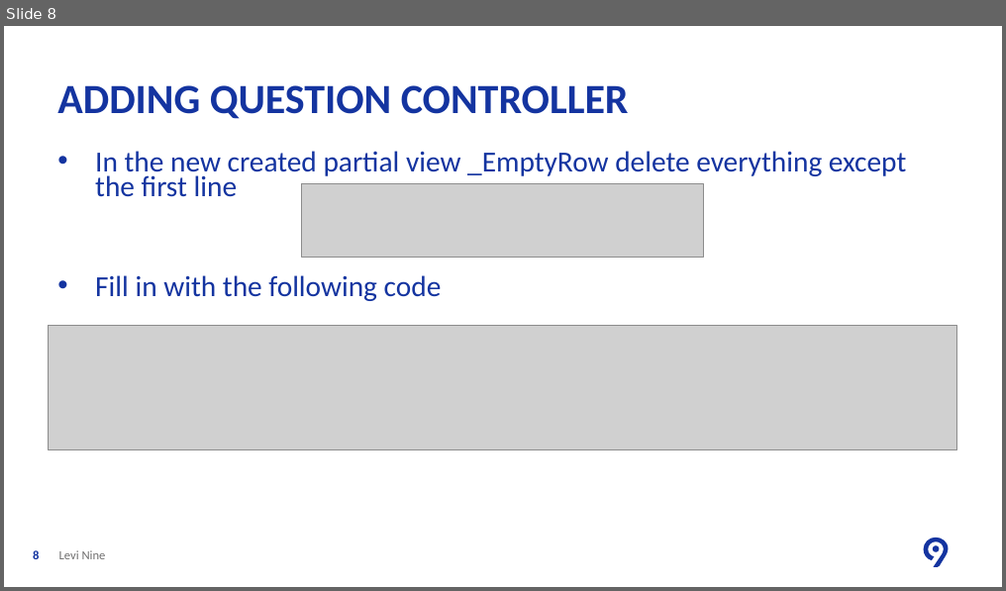
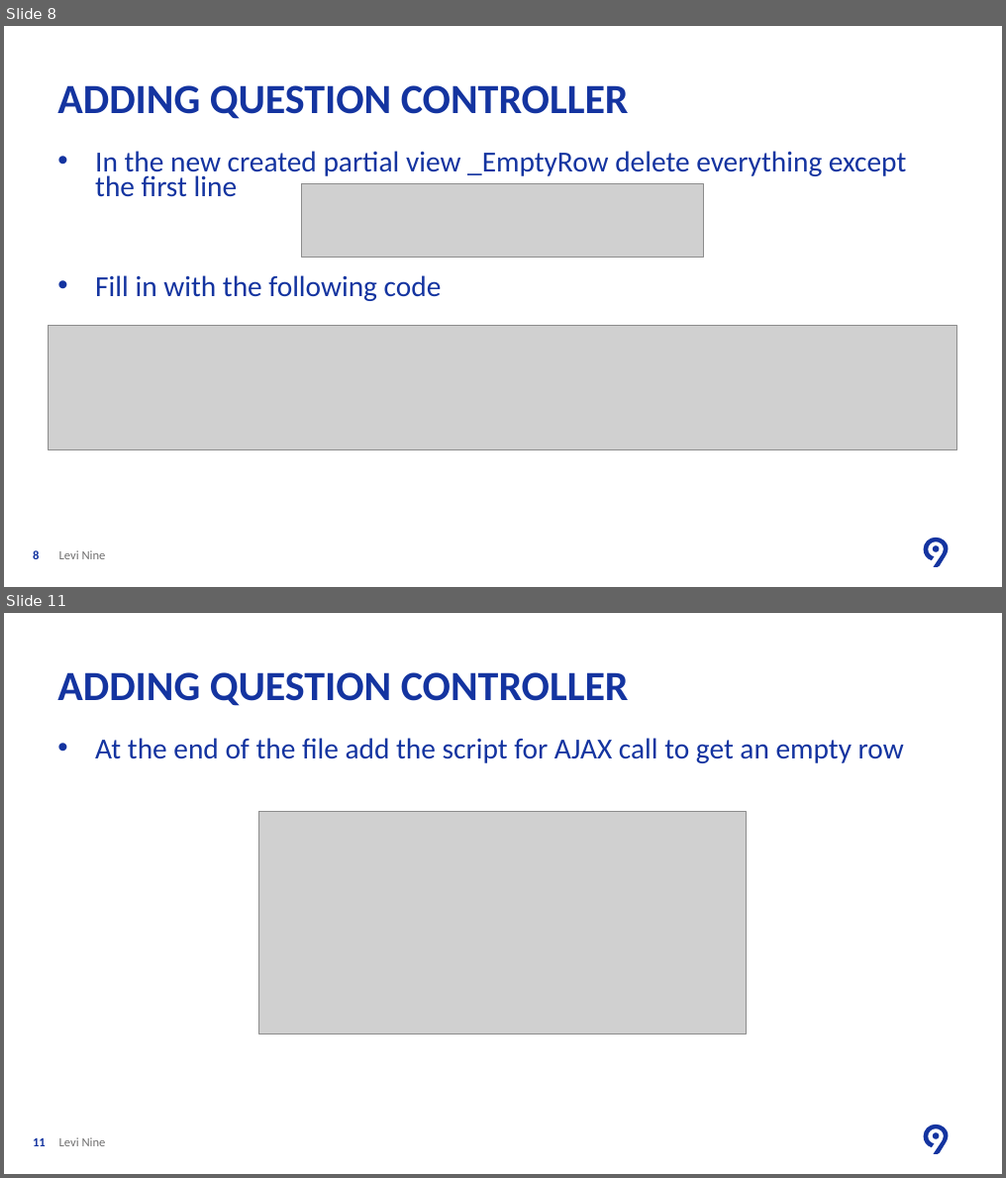
Before and after one commit to ancasturza/PracticaAC2018, a slide deck: PPT/L3/Lesson Three Add Questions and Answers.pptx. Shown one above the other, each under a label of ours: slide 8 before the commit, slides 8 and 11 after it; the slides between them are not shown. The pictures are 1006x591 and 1006x1178 pixels, drawn with LibreOffice and Linux fonts; fonts in the diff are those of the drawing; grey boxes stand for pictures; background and template pictures are left out. Boxes give left, top, right and bottom in pixels: in the first picture for what was removed or moved away, otherwise in the second. Text is boxed around its words. In the diff, an @@ line names an element or a change of style, - is before the commit and + after.

Commit message:
Added questions and aswers

```diff
--- a/PPT/L3/Lesson Three Add Questions and Answers.pptx
+++ b/PPT/L3/Lesson Three Add Questions and Answers.pptx
@@ slide 11 added at (x1=4, y1=613, x2=1002, y2=1174), background #FFFFFF; not listed: 2 template elements that a slide beside it also shows @@
@@ title added at (x1=57, y1=672, x2=629, y2=706), 40 pt, text #1434A0, bold @@
+ADDING QUESTION CONTROLLER
@@ text added at (x1=95, y1=738, x2=904, y2=763), 28 pt, text #1434A0 @@
+• At the end of the file add the script for AJAX call to get an empty row
@@ picture added at (x1=259, y1=811, x2=746, y2=1034) @@
@@ page number added at (x1=33, y1=1139, x2=46, y2=1147), 12 pt, text #1434A0, bold @@
+11
@@ text added at (x1=59, y1=1138, x2=106, y2=1147), 12 pt, text #706F6F @@
+Levi Nine
```
Also in this commit, not shown: 2 slides changed, 3 other slides added, 5 other files.
